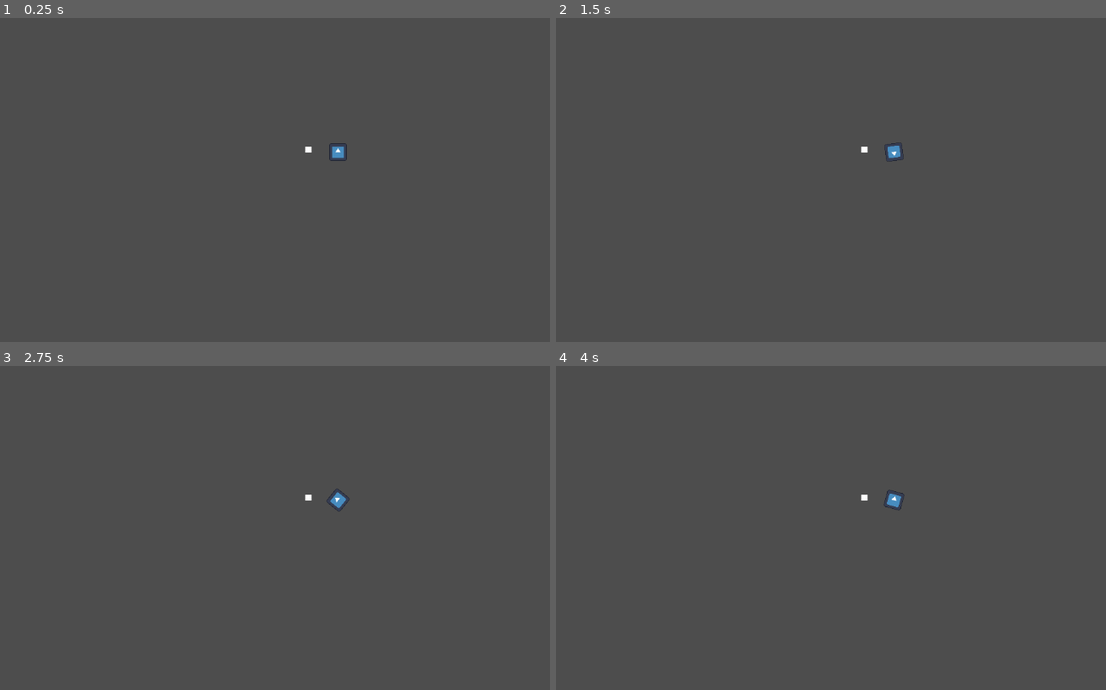
Above: before the commit, frames 1-4 (two rows, left to right).
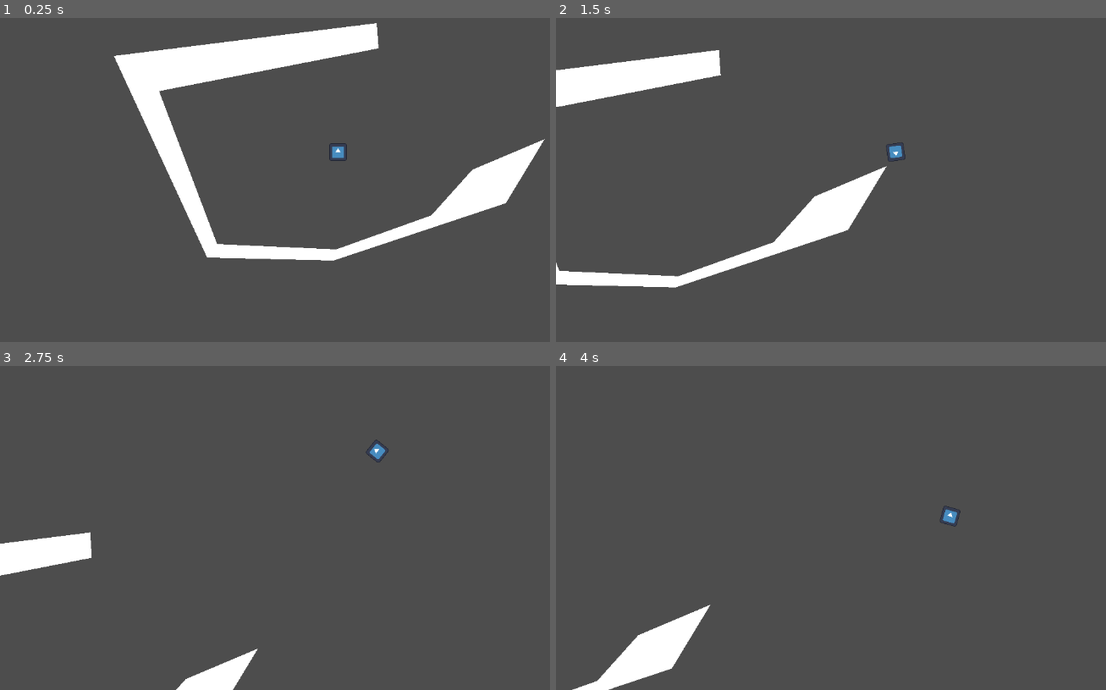
Above: after the commit, the same moments.

Repository: Mastoast/LDJam57
Game: Godot game, scene res://Levels/base_level.tscn
Same seed, same stepped clock (60 frames per second), same inputs: the game is played once before the commit and once after it. The engine's default icon, where the game draws it, is replaced by a stand-in: a white triangle on a blue panel in a dark square.
Inputs (mouse positions are in pixels of both pictures, inside the frame that each line leads up to):
- Up to frame 1 (0.25 s): no input
- Up to frame 2 (1.5 s): tap Enter at 0.5 s; move the mouse to (1045, 134) at 0.52 s; hold Space (ui_select) 0.53-1.28 s; move the mouse to (759, 170) at 1.27 s; tap Space (ui_select) at 1.35 s
- Up to frame 3 (2.75 s): tap Space (ui_select) at 1.52, 1.82 s; move the mouse to (407, 417) at 2.02 s; hold Space (ui_select) from 2.03 s (still down)
- Up to frame 4 (4 s): move the mouse to (858, 576) at 2.77 s; release Space (ui_select) at 2.78 s; tap Space (ui_select) at 2.85, 3.02, 3.32 s; move the mouse to (1095, 557) at 3.52 s; hold Space (ui_select) from 3.53 s (still down)

The runs differ from the first frame. In frame 1, 11% of the frame differs, in the area x 20-100%, y 1-75%; in frame 2, 6.6%; in frame 3, 2.6%; in frame 4, 2.4%.

Commit message:
[Dev] Player Dash (Space bar)

Diff:
--- a/Environment/poly_shape.gd
+++ b/Environment/poly_shape.gd
@@ -1,10 +1,8 @@
 extends Polygon2D
 class_name _PolyShape
 
-# Called when the node enters the scene tree for the first time.
 func _ready() -> void:
-		(get_node("StaticBody2D/CollisionPolygon2D") as CollisionPolygon2D).polygon = polygon.duplicate()
+	(get_node("StaticBody2D/CollisionPolygon2D") as CollisionPolygon2D).polygon = polygon.duplicate()
 
-# Called every frame. 'delta' is the elapsed time since the previous frame.
-func _process(delta: float) -> void:
+func _process(_delta: float) -> void:
 	pass
--- a/Levels/base_level.tscn
+++ b/Levels/base_level.tscn
@@ -9,4 +9,5 @@
 position = Vector2(1, 0)
 
 [node name="PolyShape" parent="." instance=ExtResource("2_n4mxg")]
-position = Vector2(-43, -2)
+position = Vector2(-139, 182)
+polygon = PackedVector2Array(133, 3, 426, -95, 492, -204, 369, -152, 299, -74, 137, -16, -66, -25, -165, -286, 209, -359, 206, -402, -242, -346, -83, -2)
--- a/Player/player.gd
+++ b/Player/player.gd
@@ -1,11 +1,15 @@
 extends Node2D
 
+@export
+var baseDashForce : float = 10
 
-# Called when the node enters the scene tree for the first time.
 func _ready() -> void:
 	pass # Replace with function body.
 
+func _process(_delta: float) -> void:
+	look_at(get_global_mouse_position())
+	if Input.is_action_pressed("ui_select"):
+		_dash()
 
-# Called every frame. 'delta' is the elapsed time since the previous frame.
-func _process(delta: float) -> void:
-	look_at(get_global_mouse_position())
+func _dash(dashForceMultiplier: float = 1) -> void:
+	global_position += baseDashForce * dashForceMultiplier * Vector2.from_angle(rotation)
